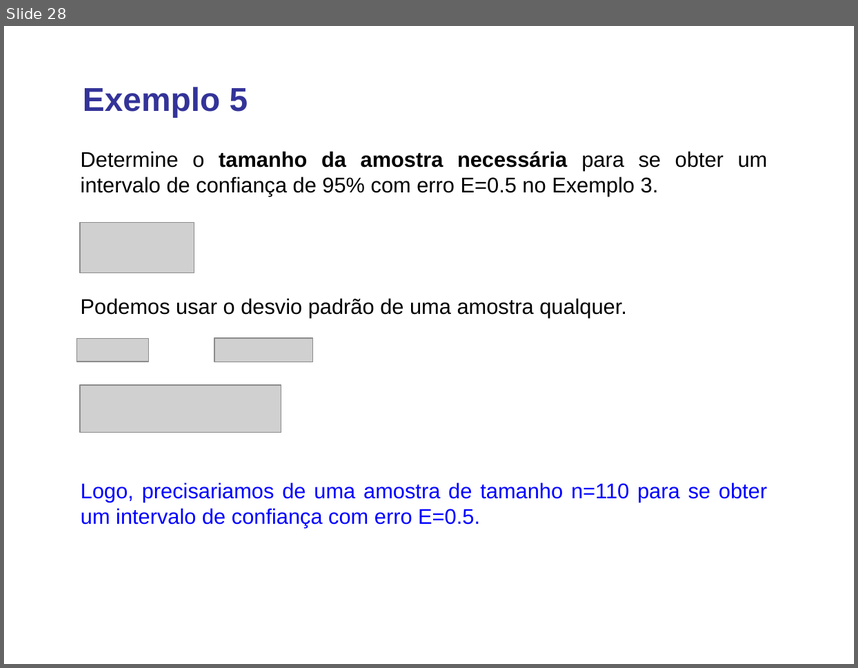
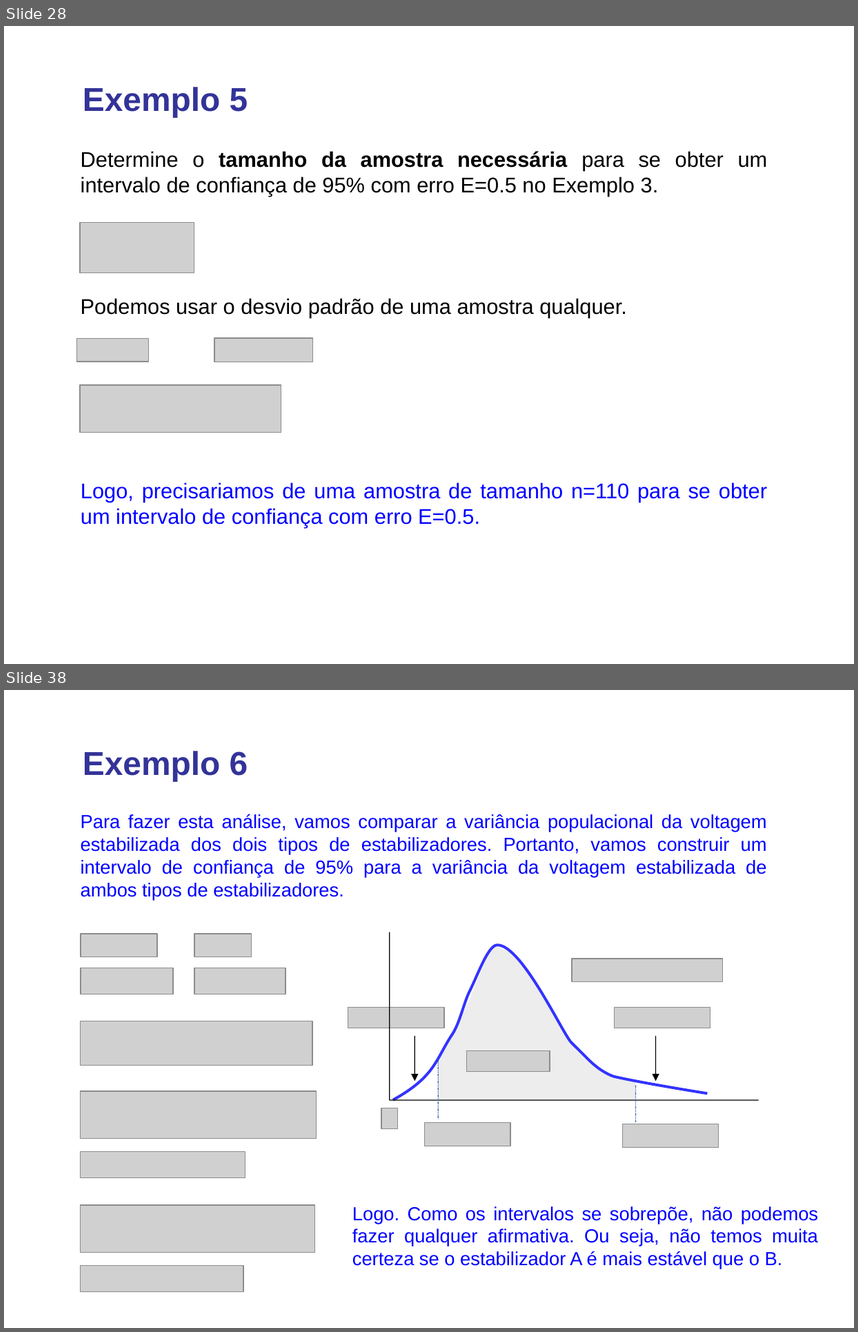
Before and after one commit to lansaviniec/estatistica, a slide deck: 7 estimativas e tamanhos amostrais.ppt. Shown one above the other, each under a label of ours: slide 28 before the commit, slides 28 and 38 after it; the slides between them are not shown. The pictures are 858x668 and 858x1332 pixels, drawn with LibreOffice and Linux fonts; fonts in the diff are those of the drawing; grey boxes stand for pictures; background and template pictures are left out. Boxes give left, top, right and bottom in pixels: in the first picture for what was removed or moved away, otherwise in the second. Text is boxed around its words. In the diff, an @@ line names an element or a change of style, - is before the commit and + after.

```diff
--- a/7 estimativas e tamanhos amostrais.ppt
+++ b/7 estimativas e tamanhos amostrais.ppt
@@ slide 38 added at [4,690,854,1328], background #FFFFFF @@
@@ text added at [83,751,248,781], 28 pt, text #333399, bold @@
+Exemplo 6
@@ text added at [81,814,767,900], 16 pt, text #0000FF @@
+Para fazer esta análise, vamos comparar a variância populacional da voltagem estabilizada dos dois tipos de estabilizadores. Portanto, vamos construir um intervalo de confiança de 95% para a variância da voltagem estabilizada de ambos tipos de estabilizadores.
@@ group added at [348,932,759,1147]: 7 pictures, 4 lines, 2 freeform shapes, 2 arrows @@
@@ group added at [81,934,286,994]: 4 pictures @@
@@ picture added at [81,1021,312,1065] @@
@@ picture added at [81,1092,316,1138] @@
@@ picture added at [81,1152,245,1178] @@
@@ picture added at [81,1205,315,1253] @@
@@ text added at [352,1206,818,1269], 16 pt, text #0000FF @@
+Logo. Como os intervalos se sobrepõe, não podemos fazer qualquer afirmativa. Ou seja, não temos muita certeza se o estabilizador A é mais estável que o B.
@@ picture added at [81,1265,243,1291] @@
```
Also in this commit, not shown: 9 other slides added.
